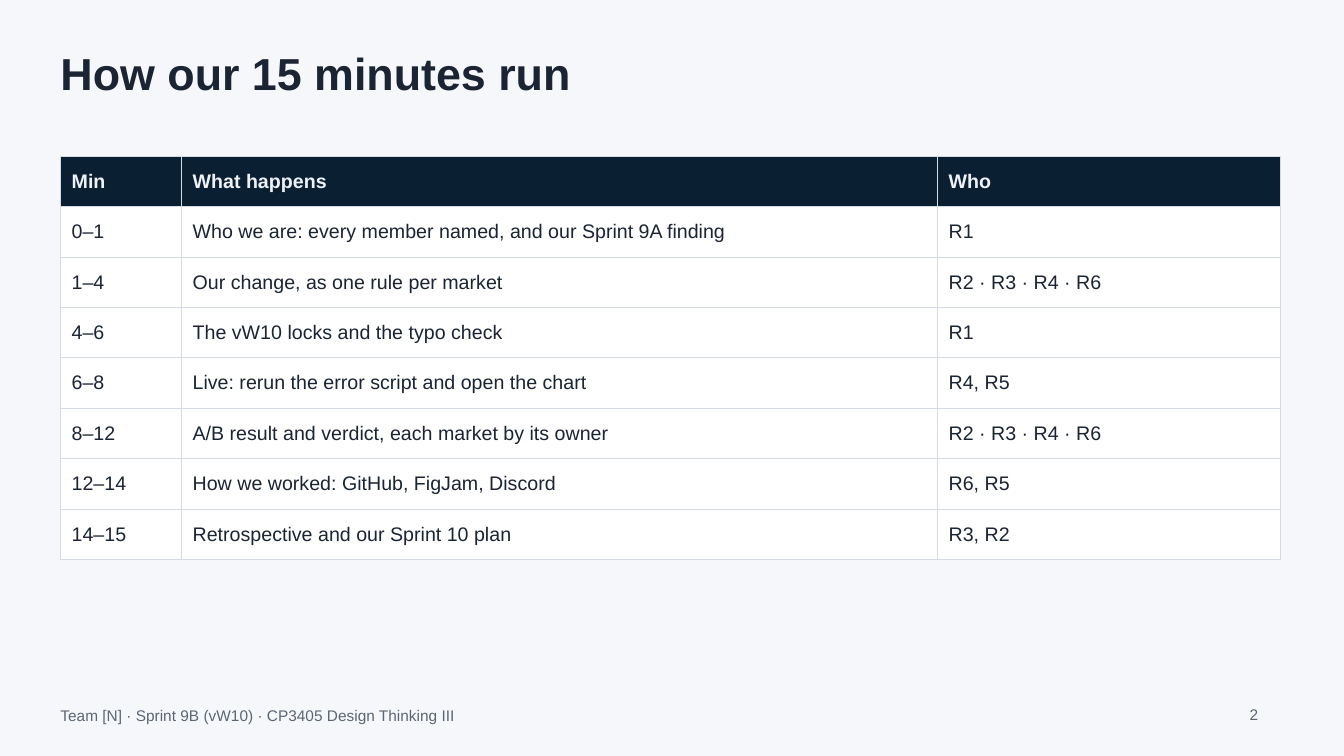
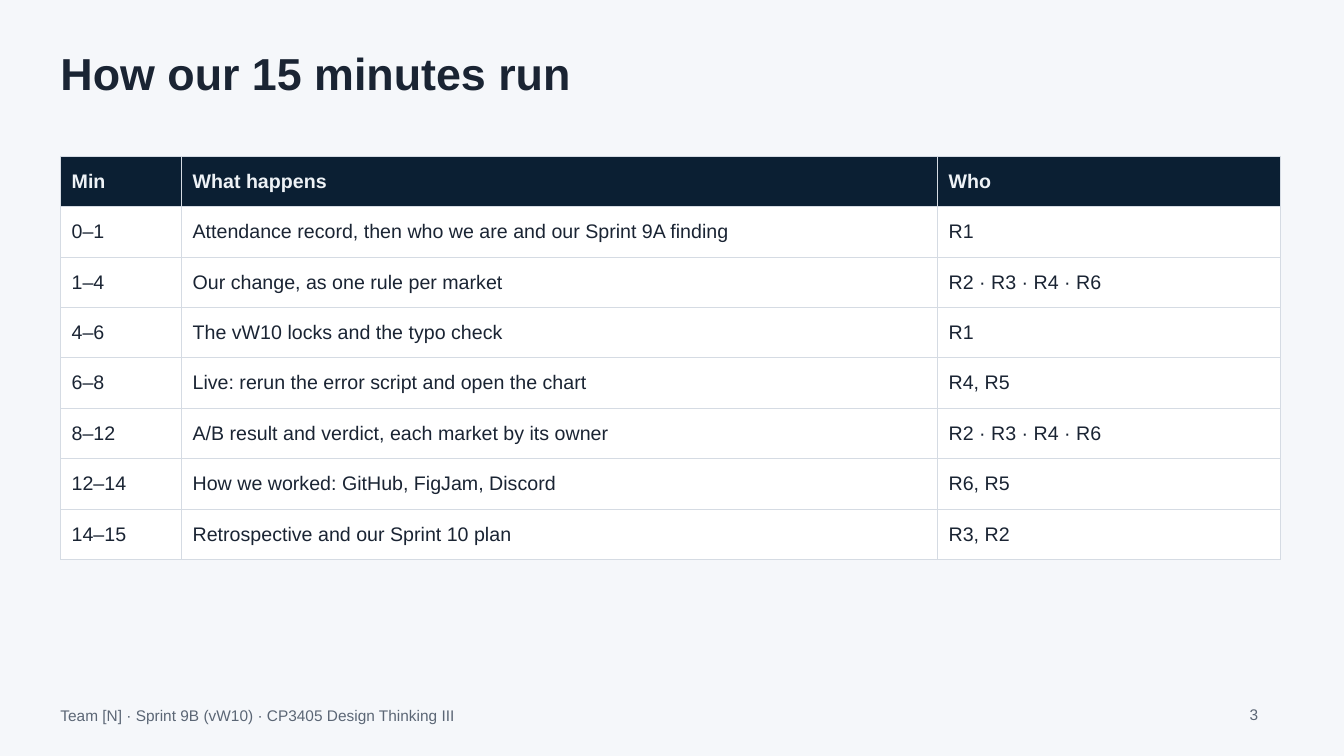
Before and after one commit to ProfDrTan/dt3-tr3-26-course-website, a slide deck: slide 3 of assets/sprint9b/sprint9b-presentation-template.pptx (slide 2 before the commit). Drawn at 1344x756 pixels with LibreOffice and Linux fonts; fonts in the diff are those of the drawing. Boxes give left, top, right and bottom in pixels: in the first picture for what was removed or moved away, otherwise in the second. Text is boxed around its words. In the diff, an @@ line names an element or a change of style, - is before the commit and + after.

```diff
--- a/assets/sprint9b/sprint9b-presentation-template.pptx
+++ b/assets/sprint9b/sprint9b-presentation-template.pptx
@@ table at box(60, 156, 1280, 549) @@
-row 2, column 2: Who we are: every member named, and our Sprint 9A finding
+row 2, column 2: Attendance record, then who we are and our Sprint 9A finding
@@ page number at box(1250, 709, 1259, 720): text changed @@
-2
+3
```
Also in this commit, not shown: 1 slide added, 1 other file.
